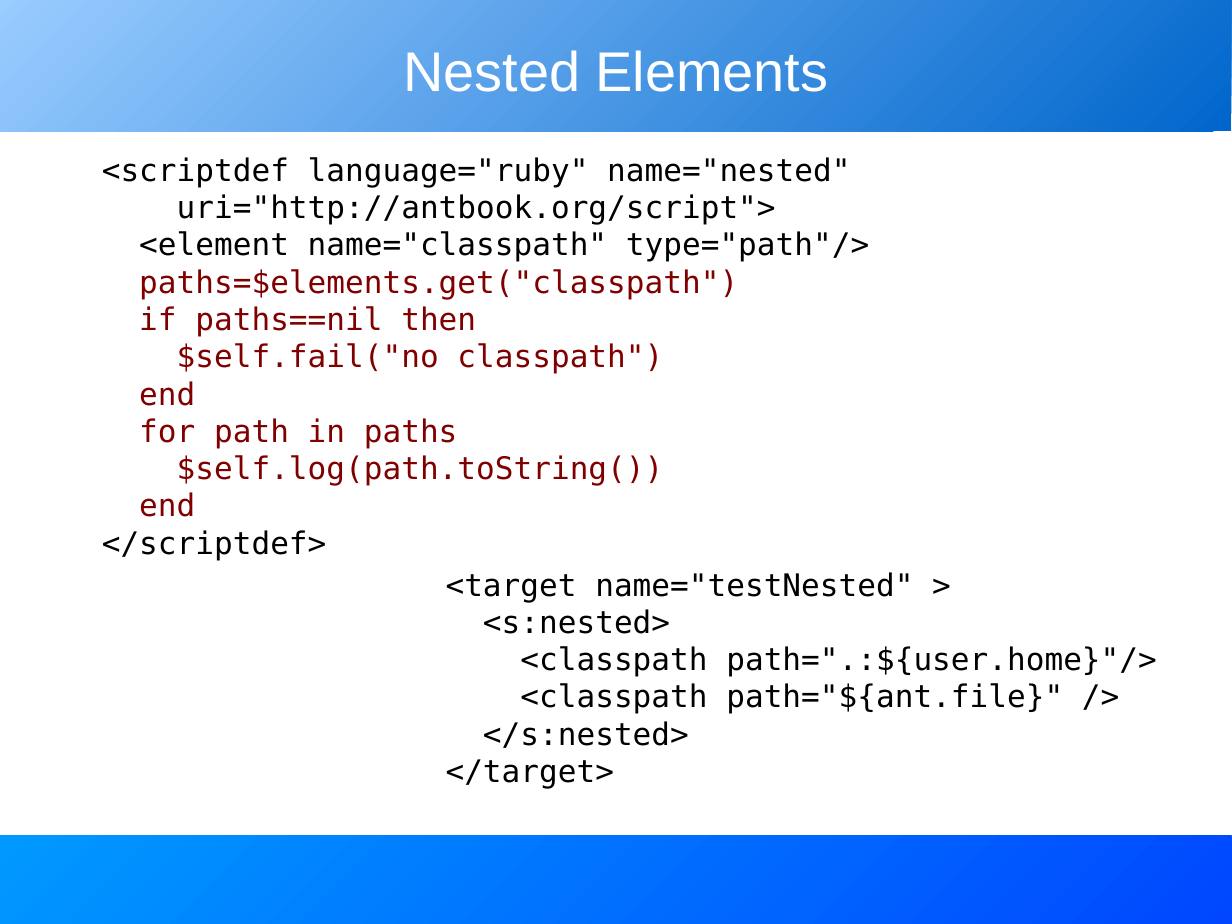
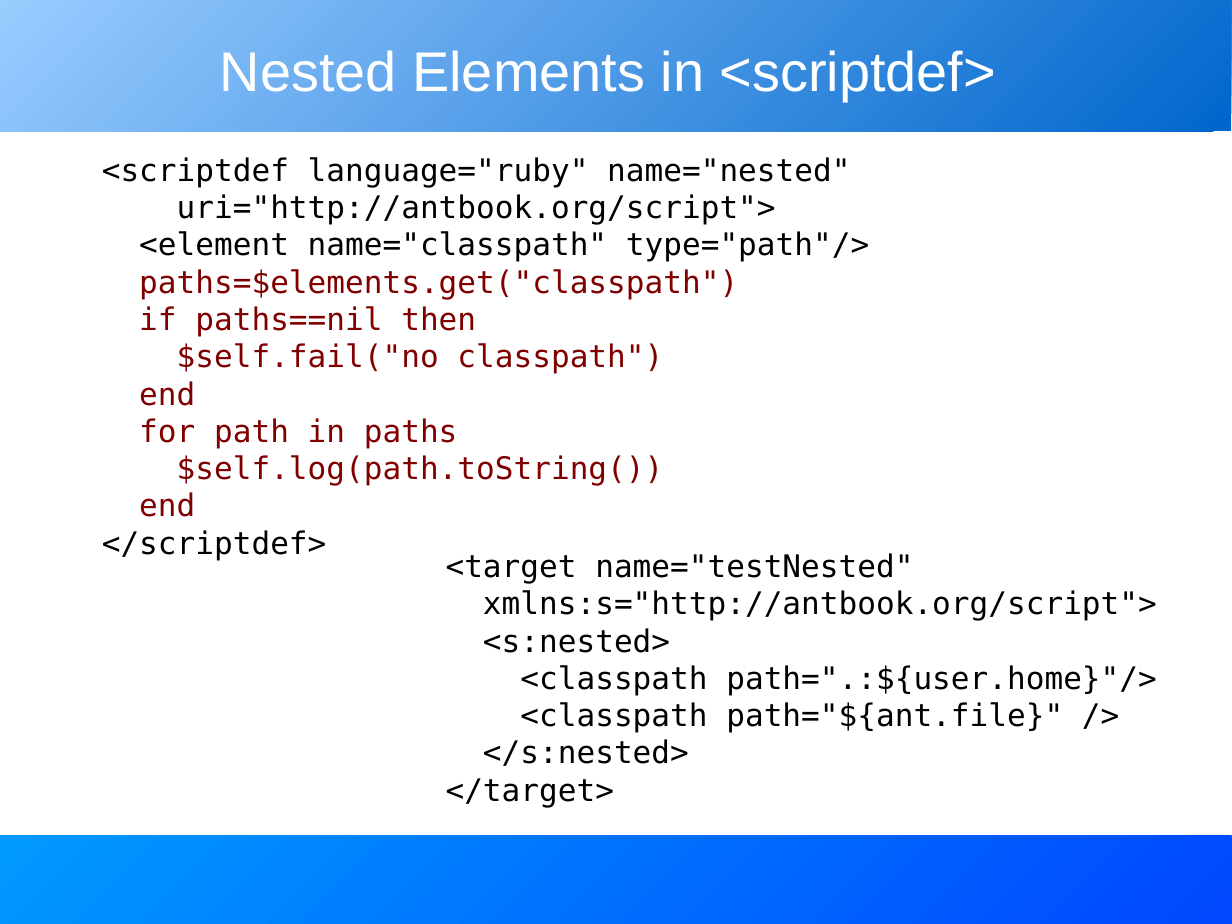
Before and after one commit to BeatrizTercero/repoSvnAnt, a slide deck: slide 13 of core/trunk/docs/slides/extending_ant.odp. Drawn at 1232x924 pixels with LibreOffice and Linux fonts; fonts in the diff are those of the drawing. Boxes give left, top, right and bottom in pixels: in the first picture for what was removed or moved away, otherwise in the second. Text is boxed around its words. In the diff, an @@ line names an element or a change of style, - is before the commit and + after.

```diff
--- a/core/trunk/docs/slides/extending_ant.odp
+++ b/core/trunk/docs/slides/extending_ant.odp
@@ title at <box>220,50,996,101</box>: text changed @@
-Nested Elements
+Nested Elements in <scriptdef>
@@ text "<target name="testNested"": place and size @@
-text "<target name="testNested"" at <box>446,572,1157,789</box>
+text "<target name="testNested"" at <box>446,553,1157,807</box>
@@ text at <box>446,553,1157,621</box>: text changed @@
-<target name="testNested" >
+<target name="testNested"
+xmlns:s="http://antbook.org/script">
```
Also in this commit, not shown: 21 other slides changed, 1 slide added, 1 slide removed.
